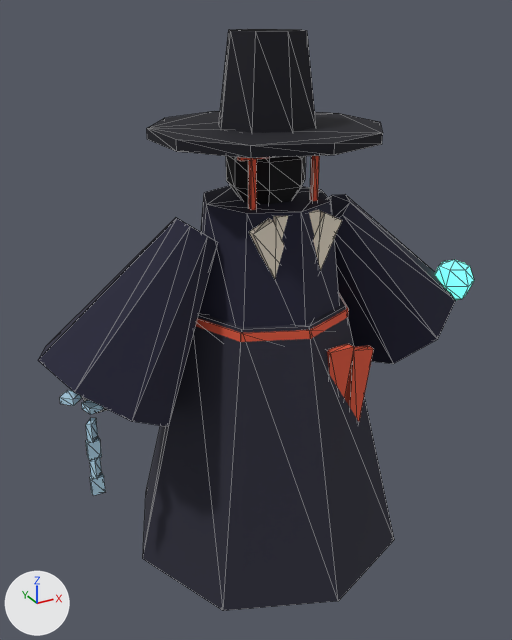
Two versions of the glTF model assets3d/characters/hero_chasa.glb, one commit apart.
Rendered twice from a 50 mm lens placed at (-1.21, -2.13, 2.08), pointed at (-0.02, 0.03, 1.0). Every picture has the same lights, and +X, +Y and +Z are marked at lower left. The picture after the commit comes second. Mesh edges are drawn as thin lines. Vertices at exactly the same position are counted once.

Names of what the first picture shows: 'hero_chasa'.
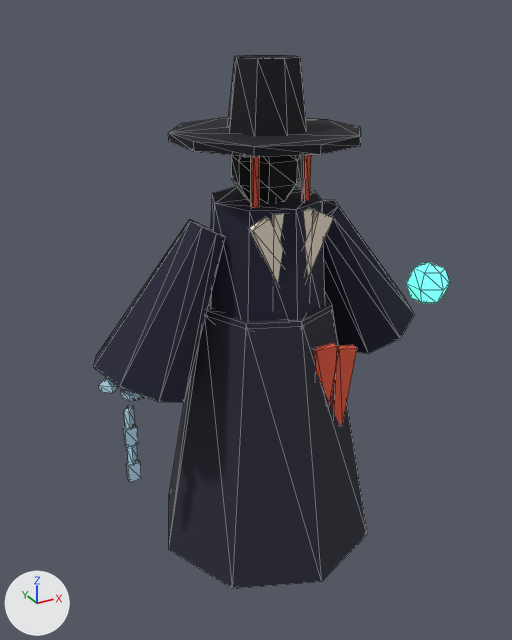
The change, as a list of edits to the scene's bpy script:
```text
Change me_hero_chasa:
    used by ob_hero_chasa; location = (0.0, 0.0, 0.0)
    remove me_hero_chasa.from_pydata(...)  # 372 vertices, 616 faces; spans x -0.84..0.93, y -0.55..0.55, z 0.0..2.02
    add me_hero_chasa.from_pydata(...)  # 372 vertices, 616 faces; spans x -0.67..0.8, y -0.44..0.44, z 0.0..1.94
    me_hero_chasa part 1: the loose piece of 16 vertices spanning x -0.55..0.55, y -0.55..0.55, z 0.1..1.1 is scaled about its middle by (0.808, 0.808, 1)
    me_hero_chasa part 2: the loose piece of 16 vertices spanning x -0.31..0.31, y -0.31..0.31, z 1.0..1.09 is scaled about its middle by (0.806, 0.806, 0.889)
    me_hero_chasa part 3: the loose piece of 8 vertices spanning x 0.08..0.18, y -0.31..-0.29, z 0.57..0.99 is moved by (-0.03, 0.05, 0.0)
    me_hero_chasa part 4: the loose piece of 8 vertices spanning x 0.13..0.27, y -0.31..-0.29, z 0.63..0.97 is moved by (-0.03, 0.05, 0.0)
    me_hero_chasa part 5: the loose piece of 8 vertices spanning x -0.18..0.18, y -0.15..-0.13, z 1.65..1.67 is scaled about its middle by (0.833, 1, 1), then moved by (0.0, 0.02, 0.0)
    me_hero_chasa part 6: the loose piece of 8 vertices spanning x 0.11..0.13, y -0.13..-0.11, z 1.45..1.65 is moved by (-0.02, 0.02, 0.0)
    me_hero_chasa part 7: the loose piece of 8 vertices spanning x -0.13..-0.11, y -0.13..-0.11, z 1.45..1.65 is moved by (0.02, 0.02, 0.0)
    me_hero_chasa part 8: the loose piece of 16 vertices spanning x -0.29..0.29, y -0.29..0.29, z 1.0..1.48 is scaled about its middle by (0.823, 0.823, 1)
    me_hero_chasa part 9: the loose piece of 8 vertices spanning x -0.09..0.09, y -0.22..-0.19, z 1.13..1.47 is moved by (0.0, 0.03, 0.0)
    me_hero_chasa part 10: the loose piece of 8 vertices spanning x -0.03..0.17, y -0.22..-0.19, z 1.16..1.46 is moved by (-0.01, 0.03, 0.0)
    me_hero_chasa part 11: the loose piece of 8 vertices spanning x -0.17..0.03, y -0.22..-0.19, z 1.16..1.46 is moved by (0.01, 0.03, 0.0)
    me_hero_chasa part 12: the loose piece of 30 vertices spanning x -0.14..0.14, y -0.13..0.14, z 1.43..1.73 is scaled about its middle by 0.867
    me_hero_chasa part 13: the loose piece of 17 vertices spanning x -0.71..-0.6, y -0.05..0.06, z 0.8..0.92 is moved by (0.14, 0.0, 0.01)
    me_hero_chasa part 14: the loose piece of 20 vertices spanning x -0.38..0.38, y -0.4..0.4, z 1.69..1.73 is scaled about its middle by (0.825, 0.825, 0.857), then moved by (0.0, 0.0, -0.01)
    me_hero_chasa part 15: the loose piece of 16 vertices spanning x -0.17..0.17, y -0.17..0.17, z 1.72..2.02 is scaled about its middle by (0.832, 0.832, 0.8), then moved by (0.0, 0.0, -0.05)
    me_hero_chasa part 16: the loose piece of 20 vertices spanning x 0.78..0.93, y -0.17..0.01, z 0.95..1.13 is moved by (-0.14, 0.0, 0.01)
    me_hero_chasa part 17: the loose piece of 8 vertices spanning x -0.79..-0.72, y -0.04..0.04, z 0.87..0.9 is moved by (0.14, 0.0, 0.01)
    me_hero_chasa part 18: the loose piece of 8 vertices spanning x -0.73..-0.67, y -0.12..-0.06, z 0.87..0.9 is moved by (0.14, 0.0, 0.01)
    me_hero_chasa part 19: the loose piece of 8 vertices spanning x -0.73..-0.68, y -0.06..-0.02, z 0.73..0.8 is moved by (0.14, 0.0, 0.01)
    me_hero_chasa part 20: 56 of 372 vertices moved; they spanned x -0.84..0.84, y -0.26..0.26, z 0.5..1.45 and now span x -0.67..0.67, y -0.18..0.18, z 0.51..1.43; mean shift (0.06, 0.0, 0.0); largest move (0.84, 0.0, 1.05) -> (0.67, 0.0, 0.98)
    other edits to the shape of me_hero_chasa do not show in these pictures
```

Where the change shows, as pixel boxes [x1, y1, x2, y2] in the pictures (512 x 640 px; the box of a moved part takes in the faces that stretch with it):
'hero_chasa', reshaped (18% narrower, 8% shorter)
    before: [38, 29, 474, 611]
    after: [93, 55, 450, 589]
part 1 of me_hero_chasa, moved or reshaped
    before: [143, 296, 394, 611]
    after: [169, 293, 367, 589]
part 2 of me_hero_chasa, moved or reshaped (not visible afterwards)
    before: [195, 294, 348, 342]
part 3 of me_hero_chasa, moved or reshaped
    before: [327, 344, 354, 405]
    after: [314, 343, 337, 411]
part 4 of me_hero_chasa, moved or reshaped
    before: [346, 346, 374, 421]
    after: [330, 345, 357, 426]
part 5 of me_hero_chasa, moved or reshaped (not visible afterwards)
    before: [237, 157, 264, 161]
part 6 of me_hero_chasa, moved or reshaped
    before: [310, 156, 319, 201]
    after: [302, 155, 311, 201]
part 7 of me_hero_chasa, moved or reshaped
    before: [248, 159, 257, 210]
    after: [251, 157, 259, 208]
part 8 of me_hero_chasa, moved or reshaped
    before: [199, 186, 340, 327]
    after: [210, 186, 325, 321]
part 9 of me_hero_chasa, moved or reshaped
    before: [273, 209, 321, 239]
    after: [272, 208, 313, 286]
part 10 of me_hero_chasa, moved or reshaped
    before: [313, 211, 342, 271]
    after: [305, 210, 333, 277]
part 11 of me_hero_chasa, moved or reshaped
    before: [249, 219, 284, 279]
    after: [249, 217, 283, 283]
part 12 of me_hero_chasa, moved or reshaped
    before: [226, 156, 306, 204]
    after: [231, 155, 301, 203]
part 13 of me_hero_chasa, moved or reshaped (mostly hidden)
    before: [82, 397, 108, 413]
    after: [121, 387, 147, 401]
part 14 of me_hero_chasa, moved or reshaped
    before: [147, 111, 383, 158]
    after: [168, 117, 361, 157]
part 15 of me_hero_chasa, moved or reshaped
    before: [219, 29, 316, 133]
    after: [228, 55, 307, 136]
part 16 of me_hero_chasa, moved or reshaped
    before: [435, 260, 474, 300]
    after: [406, 262, 450, 304]
part 17 of me_hero_chasa, moved or reshaped
    before: [60, 390, 81, 406]
    after: [99, 378, 119, 393]
part 18 of me_hero_chasa, moved or reshaped
    before: [82, 400, 104, 415]
    after: [121, 389, 142, 402]
part 19 of me_hero_chasa, moved or reshaped
    before: [86, 418, 98, 443]
    after: [124, 405, 135, 430]
part 20 of me_hero_chasa, moved or reshaped
    before: [38, 194, 456, 496]
    after: [93, 200, 415, 482]
